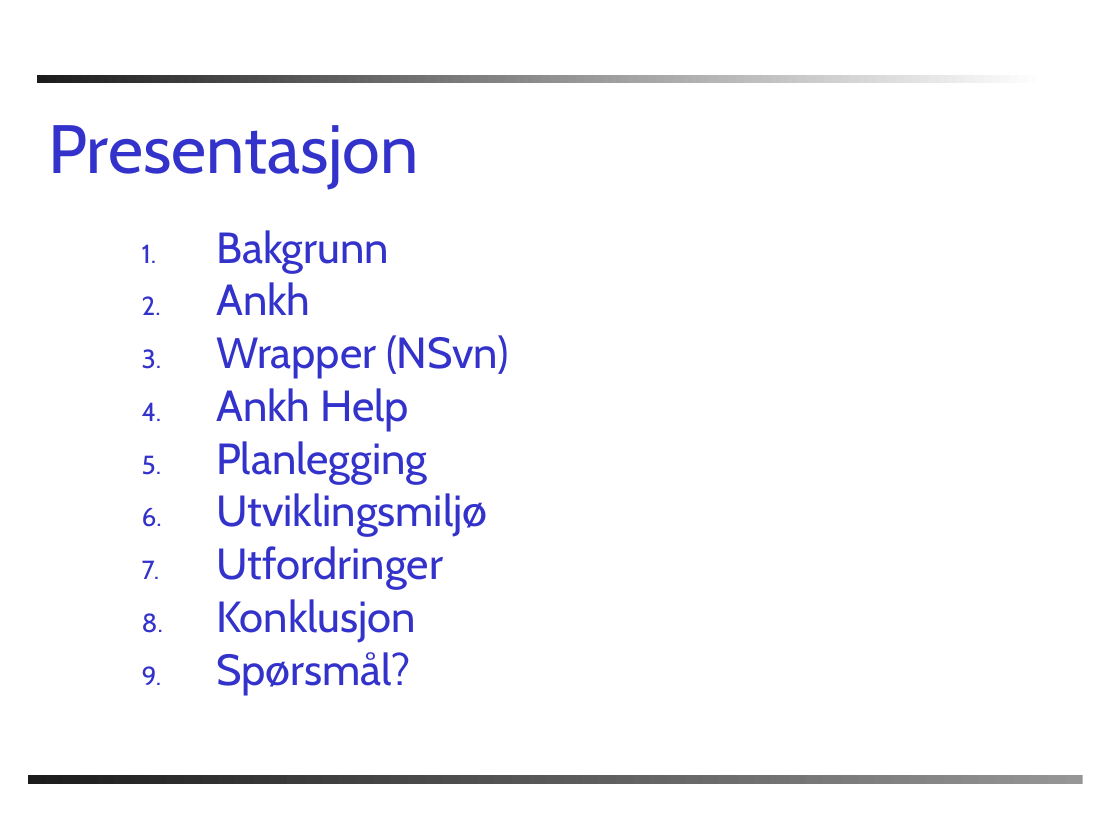
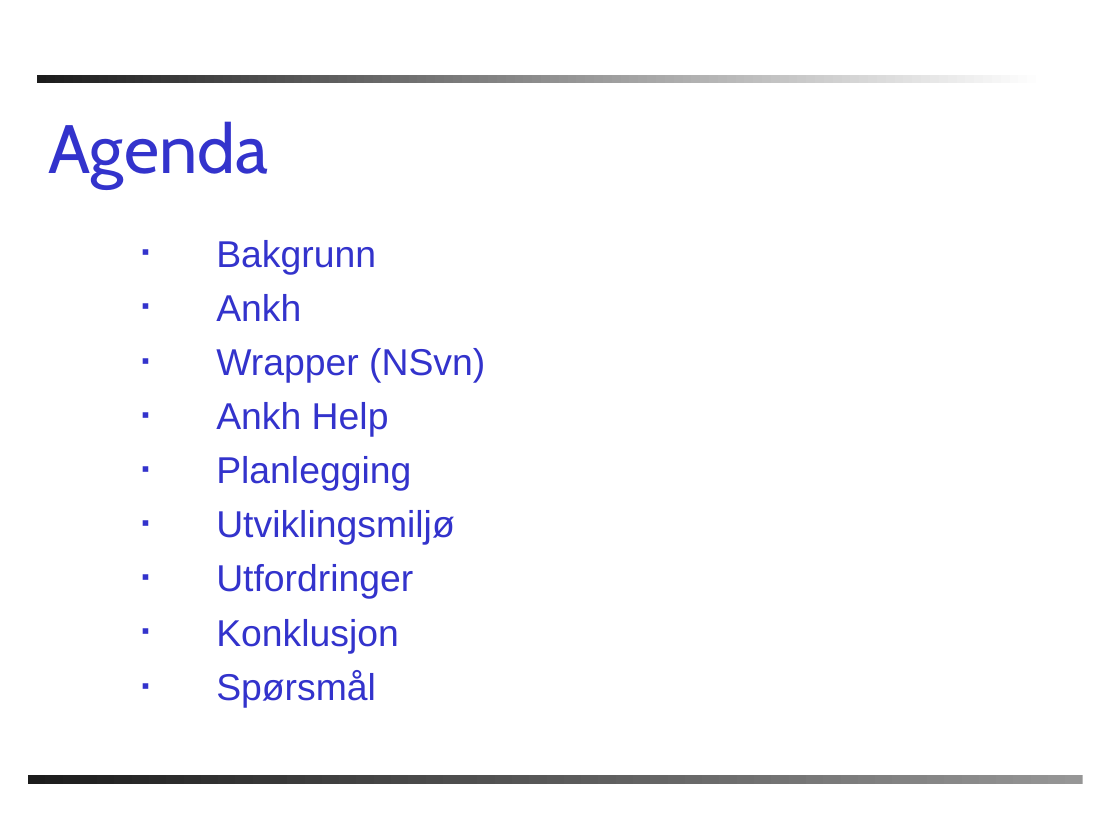
Before and after one commit to chucker/AnkhSVN, a slide deck: slide 2 of doc/powerpoint/Subversion_addin_for_VS.NET.ppt. Drawn at 1120x840 pixels with LibreOffice and Linux fonts; fonts in the diff are those of the drawing; background and template pictures are left out. Boxes give left, top, right and bottom in pixels: in the first picture for what was removed or moved away, otherwise in the second. Text is boxed around its words. In the diff, an @@ line names an element or a change of style, - is before the commit and + after.

```diff
--- a/doc/powerpoint/Subversion_addin_for_VS.NET.ppt
+++ b/doc/powerpoint/Subversion_addin_for_VS.NET.ppt
@@ title at [48,121,268,189]: text changed @@
-Presentasjon
+Agenda
@@ text at [216,240,485,653]: size 28 to 24 pt, font Cabin to Arial; bullet 1. to ▪; line spacing 0.8 to 1; less space between paragraphs @@
@@ text at [216,670,376,707]: text changed; size 28 to 24 pt; font Cabin to Arial @@
-9. Spørsmål?
+▪ Spørsmål
```
Also in this commit, not shown: 15 other slides changed, 2 slides added, 2 slides removed.
